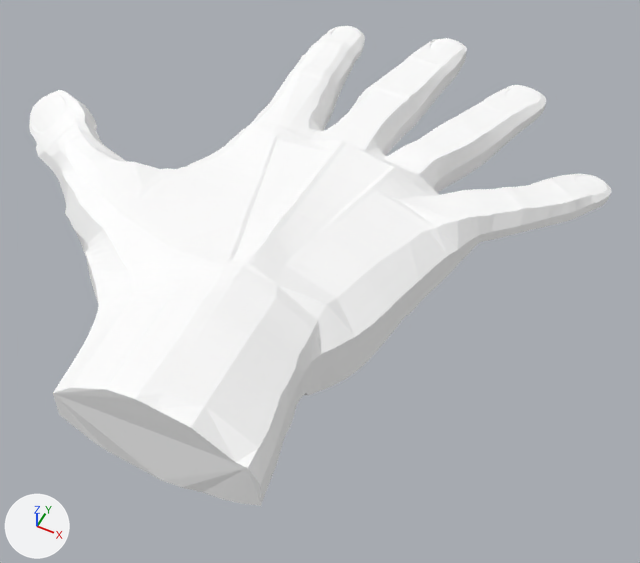
An edit to the Blender file Organic/Hands/Rt_Hand_v2.blend, drawn before and after from the same camera.
One viewpoint serves both versions: a 50 mm camera at (99.0, -167.0, 183.0) aimed at (25.0, -18.0, -4.0). The lights are fixed; the arrows at lower left show +X, +Y and +Z.

Names of what the first picture shows: 'Rt_Hand'.
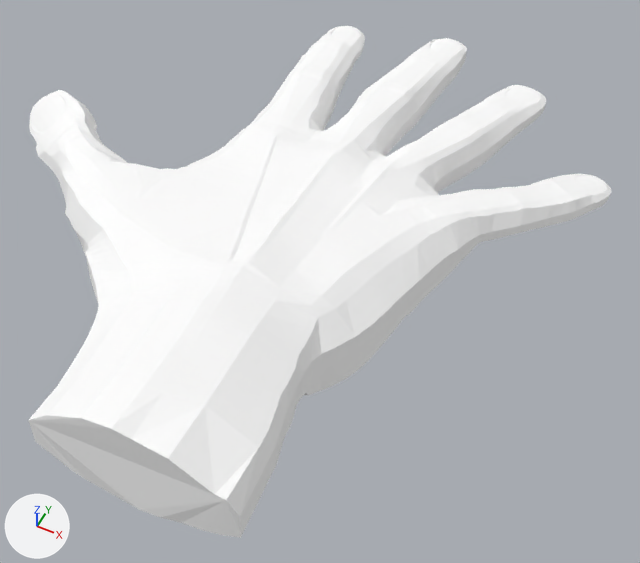
Pixel boxes (x1, y1, x2, y2) of what changed, in the pictures (640 x 563 px; the box of a moved part takes in the faces that stretch with it):
'Rt_Hand', reshaped (7% taller)
    before: (29, 25, 611, 506)
    after: (28, 25, 611, 538)
part 1 of me_mesh, built on
    before: (229, 39, 488, 354)
    after: (229, 40, 589, 354)
part 2 of me_mesh, moved or reshaped
    before: (53, 369, 277, 506)
    after: (28, 369, 277, 538)

What the commit changed:
me_mesh is used by ob_rt_hand; location (-0.1, -0.2, 17.9); rotation (3.231, -0.00155, 3.139), in degrees (185, -0.1, 180).
me_mesh had 3477 vertices, 6950 faces and spanned x -89.0..85.0, y -95.0..100.0, z -7.0..22.0.
me_mesh now has 3693 vertices, 7382 faces and spans x -89.0..85.0, y -103.0..100.0, z -7.0..22.0.
me_mesh part 1: 22 vertices moved from x -43.0..12.0, y -50.0..71.0, z -4.0..6.0 to x -45.0..12.0, y -50.0..70.0, z -4.0..5.0; 91 vertices removed from x -54.0..18.0, y -53.0..78.0, z -5.0..5.0; 307 vertices added at x -82.0..18.0, y -53.0..86.0, z -4.0..6.0.
me_mesh part 2: 26 vertices moved from x -49.0..3.0, y -95.0..-93.0, z -7.0..18.0 to x -49.0..3.0, y -103.0..-101.0, z -7.0..19.0.
